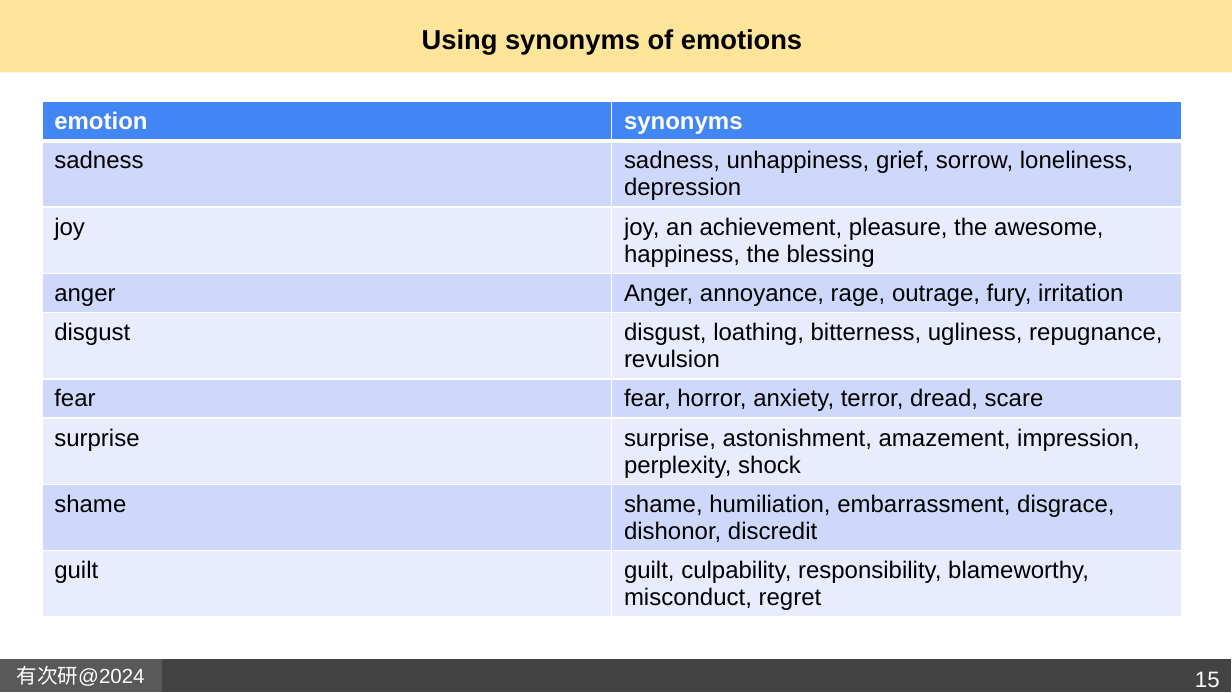
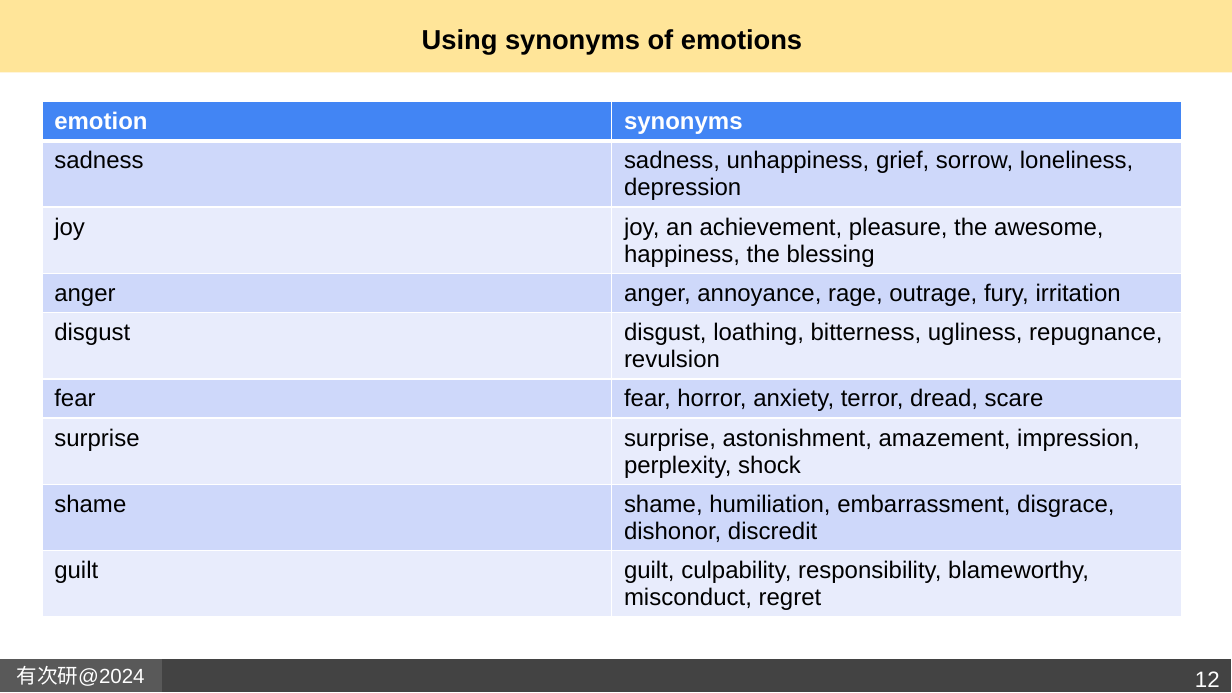
Before and after one commit to Gita1996/Emotion-classification-in-text, a slide deck: slide 12 of emotion classification_report_anaysis_synonyms.pptx (slide 15 before the commit). Drawn at 1232x693 pixels with LibreOffice and Linux fonts; fonts in the diff are those of the drawing; background and template pictures are left out. Boxes give left, top, right and bottom in pixels: in the first picture for what was removed or moved away, otherwise in the second. Text is boxed around its words. In the diff, an @@ line names an element or a change of style, - is before the commit and + after.

```diff
--- a/emotion classification_report_anaysis_synonyms.pptx
+++ b/emotion classification_report_anaysis_synonyms.pptx
@@ table at box(42, 102, 1180, 644) @@
-row 4, column 2: Anger, annoyance, rage, outrage, fury, irritation
+row 4, column 2: anger, annoyance, rage, outrage, fury, irritation
@@ page number at box(1195, 671, 1220, 687): text changed @@
-15
+12
```
Also in this commit, not shown: 5 other slides changed, 2 slides added, 4 slides removed.
